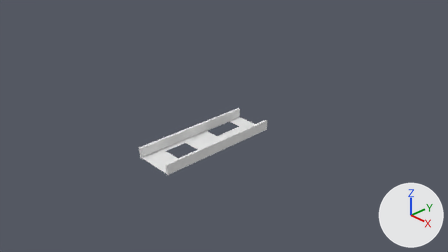
The Blender file Assets/ramp5.blend, before and after one commit.
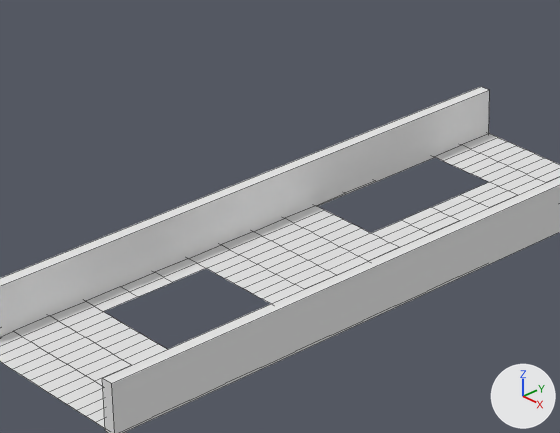
Each version is shown from the file's camera 'Camera', then close up on the part from 33% to 56% of the width and 36% to 69% of the height. The lights are fixed; the arrows at lower right show +X, +Y and +Z. The close-ups show mesh edges as thin lines.
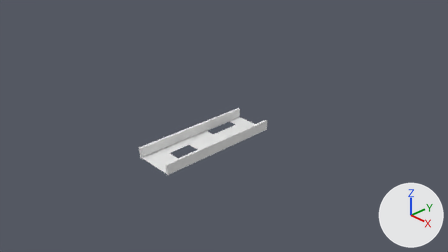
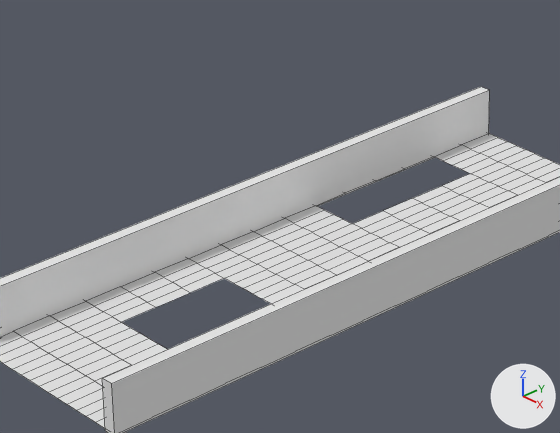
Where the change shows, as pixel boxes (x1, y1, x2, y2) in the close-ups (560 x 433 px):
part 1 of me_plane, added
    after: (104, 158, 488, 322)

What the commit changed:
me_plane is used by ob_plane; location (0.0, 0.0, 0.0); scale (0.5, 1.5, 1.0).
me_plane had 238 vertices, 177 faces and spanned x -1.0..1.0, y -1.0..1.0, z 0.0.
me_plane now has 261 vertices, 206 faces and spans x -1.0..1.0, y -1.0..1.0, z 0.0.
Part 1, on me_plane:
3 vertices are added at (-0.25, 0.38, 0.0), (-0.38, 0.38, 0.0), (0.38, 0.38, 0.0).
11 new vertices lie (0.0, -0.13, 0.0) away from vertices in x -1.0..1.0, y -0.25..0.75, z 0.0.
9 new vertices lie (0.0, -0.12, 0.0) away from vertices in x -0.5..1.0, y -0.38..0.62, z 0.0.
29 new faces join them.
